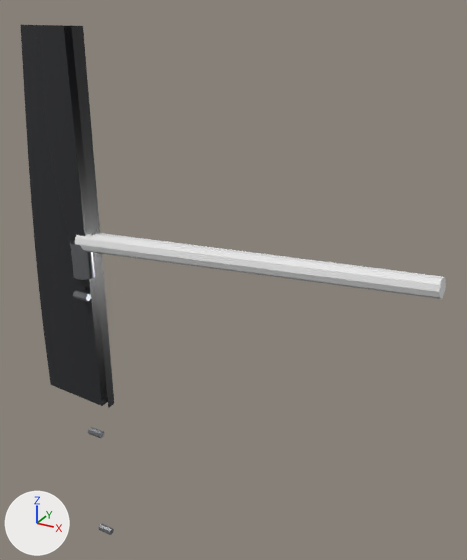
A saved change to the FBX model boats/exports/steam/Rudder.fbx.
One viewpoint serves both versions: a camera (50 mm lens) standing at (-2.356, -1.367, 1.38) and looking at (-3.158, 0.091, 0.651). Lighting does not change. The marker at lower left points along +X, +Y and +Z. The picture after the commit comes second.

The scene before the commit, as lines of its bpy script (objects in view):
```python
me_rudder = bpy.data.meshes.new('Rudder')
me_rudder.from_pydata(...)  # 172 vertices, 119 faces; spans x -0.21..1.05, y -0.08..0.04, z -1.03..0.65
# faces by material slot: [12, 63, 44]
me_rudder.materials.append(mat_oak_timber)  # white #e7e7e7
me_rudder.materials.append(mat_hull_black)  # black #27282b
me_rudder.materials.append(mat_steel)  # grey #9ea0a4
ob_rudder = bpy.data.objects.new('Rudder', me_rudder)
ob_rudder.location = (-3.62, 0.0, 0.655)
```
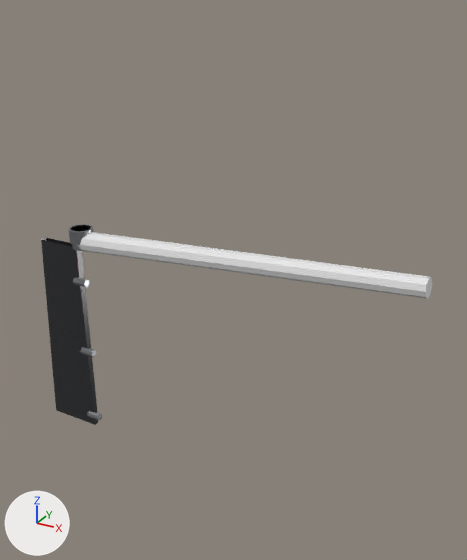
Pixel boxes (x1, y1, x2, y2) of what changed, in the pictures (467 x 560 px; the box of a moved part takes in the faces that stretch with it):
'Rudder', reshaped (8% narrower, 60% shorter)
    before: (21, 25, 446, 535)
    after: (41, 224, 432, 425)
part 1 of me_rudder, added
    after: (71, 225, 91, 251)
part 2 of me_rudder, moved or reshaped
    before: (73, 291, 91, 301)
    after: (80, 347, 96, 357)
part 3 of me_rudder, moved or reshaped
    before: (88, 427, 104, 438)
    after: (87, 410, 102, 420)
part 4 of me_rudder, rebuilt (33% narrower, 51% shorter)
    before: (21, 25, 107, 406)
    after: (41, 238, 98, 425)
part 5 of me_rudder, deleted
    before: (99, 524, 114, 535)
part 6 of me_rudder, moved or reshaped
    before: (45, 25, 446, 408)
    after: (69, 224, 432, 299)

Diff of the bpy script that builds the scene:
```diff
--- a/boats/exports/steam/Rudder.fbx.py
+++ b/boats/exports/steam/Rudder.fbx.py
@@ me_rudder @@
 # used by ob_rudder; location = (-3.62, 0.0, 0.655)
-me_rudder.from_pydata(...)  # 172 vertices, 119 faces; spans x -0.21..1.05, y -0.08..0.04, z -1.03..0.65
+me_rudder.from_pydata(...)  # 152 vertices, 102 faces; spans x -0.19..1.02, y -0.07..0.04, z -0.6..0.17
+# me_rudder part 1: a new loose piece, a 12-sided cylinder along z spanning x -0.03..0.03, y -0.03..0.03, z 0.04..0.1, in mat_steel (grey #9ea0a4)
+# me_rudder part 2: the loose piece of 16 vertices spanning x -0.01..0.04, y -0.05..-0.03, z -0.11..-0.09 is moved by (-0.01, 0.01, -0.2)
+# me_rudder part 3: the loose piece of 16 vertices spanning x -0.01..0.04, y -0.05..-0.03, z -0.61..-0.59 is moved by (-0.01, 0.01, 0.06)
+# me_rudder part 4: the loose piece of 40 vertices spanning x -0.21..0.03, y -0.02..0.02, z -0.51..0.65 is rebuilt with 36 vertices and now spans x -0.19..-0.02, y -0.01..0.01, z -0.6..0.04
+# me_rudder part 5: the loose piece of 16 vertices spanning x -0.01..0.04, y -0.05..-0.03, z -1.03..-1.01 is deleted
+# me_rudder part 6
+# 60 vertices are removed from x -0.18..1.05, y -0.08..0.04, z -0.51..0.65
+# 52 faces are deleted
+# 18 vertices are added at x -0.02..1.02, y -0.07..-0.02, z -0.07..0.17
+# 12 new vertices lie (0.0, 0.0, 0.04) away from vertices in x -0.04..0.04, y -0.04..0.04, z 0.06
+# 6 new vertices lie (0.05, 0.0, 0.0) away from vertices in x -0.02, y -0.04..-0.02, z -0.07..-0.05
+# 24 new faces join them, mat_steel (grey #9ea0a4)
+# 11 new faces join them, mat_oak_timber (white #e7e7e7)
 me_rudder.materials.append(mat_oak_timber)
```
